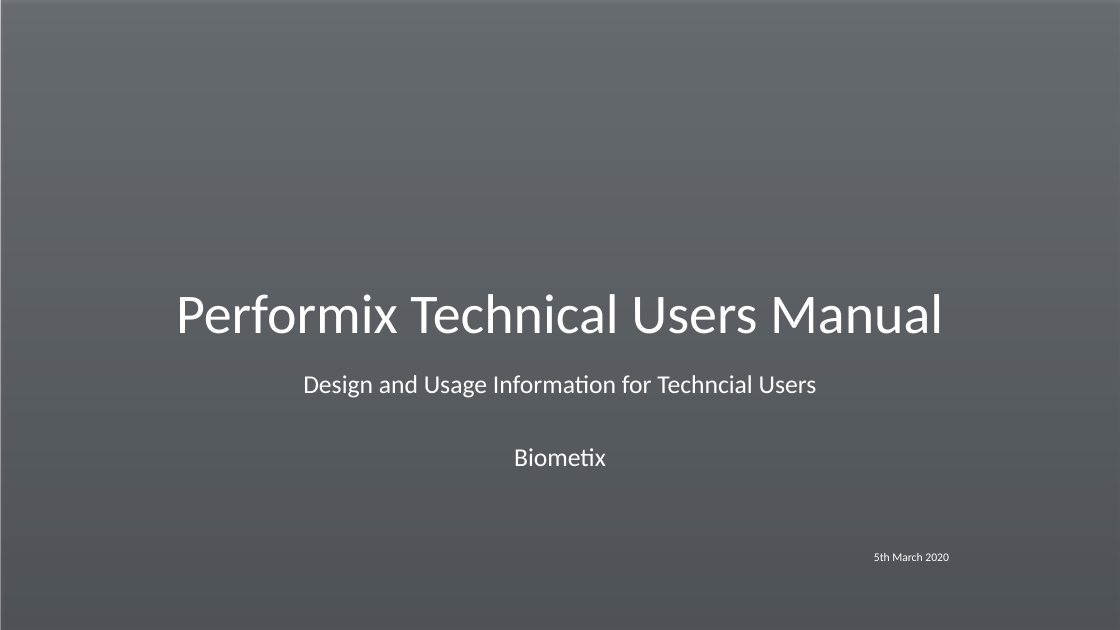
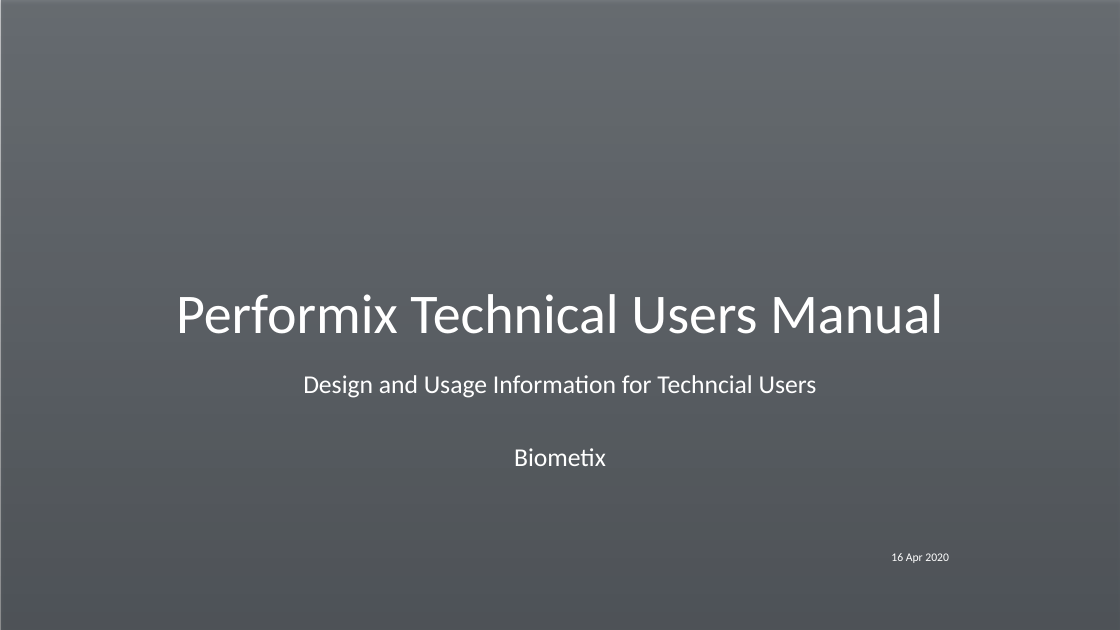
Before and after one commit to ted-dunstone/reports, a slide deck: slide 1 of simple/presentation.pptx. Drawn at 1120x630 pixels with LibreOffice and Linux fonts; fonts in the diff are those of the drawing; background and template pictures are left out. Boxes give left, top, right and bottom in pixels: in the first picture for what was removed or moved away, otherwise in the second. Text is boxed around its words. In the diff, an @@ line names an element or a change of style, - is before the commit and + after.

```diff
--- a/simple/presentation.pptx
+++ b/simple/presentation.pptx
@@ text at (891,553,949,563): text changed @@
-5th March 2020
+16 Apr 2020
```
Also in this commit, not shown: 10 other files.
